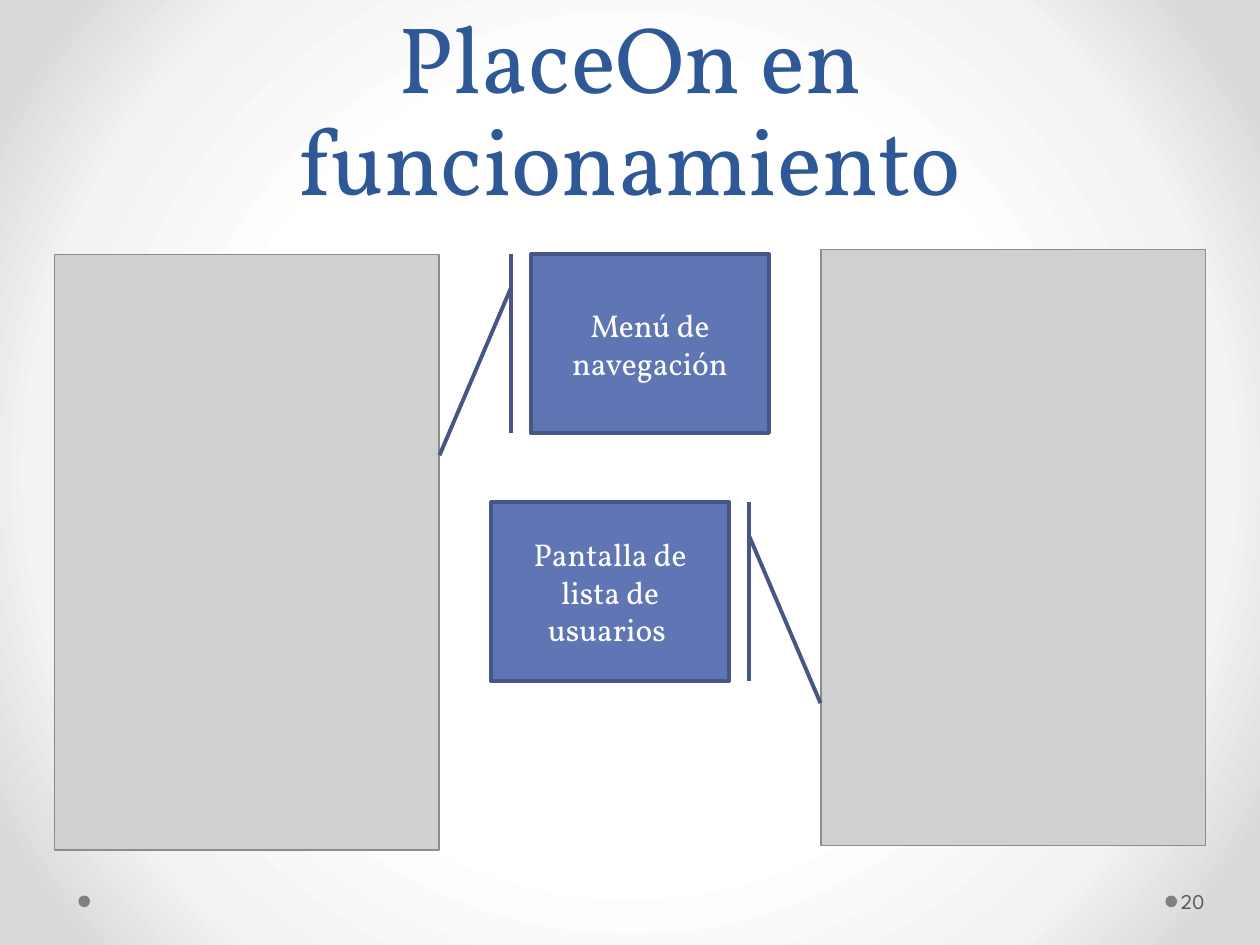
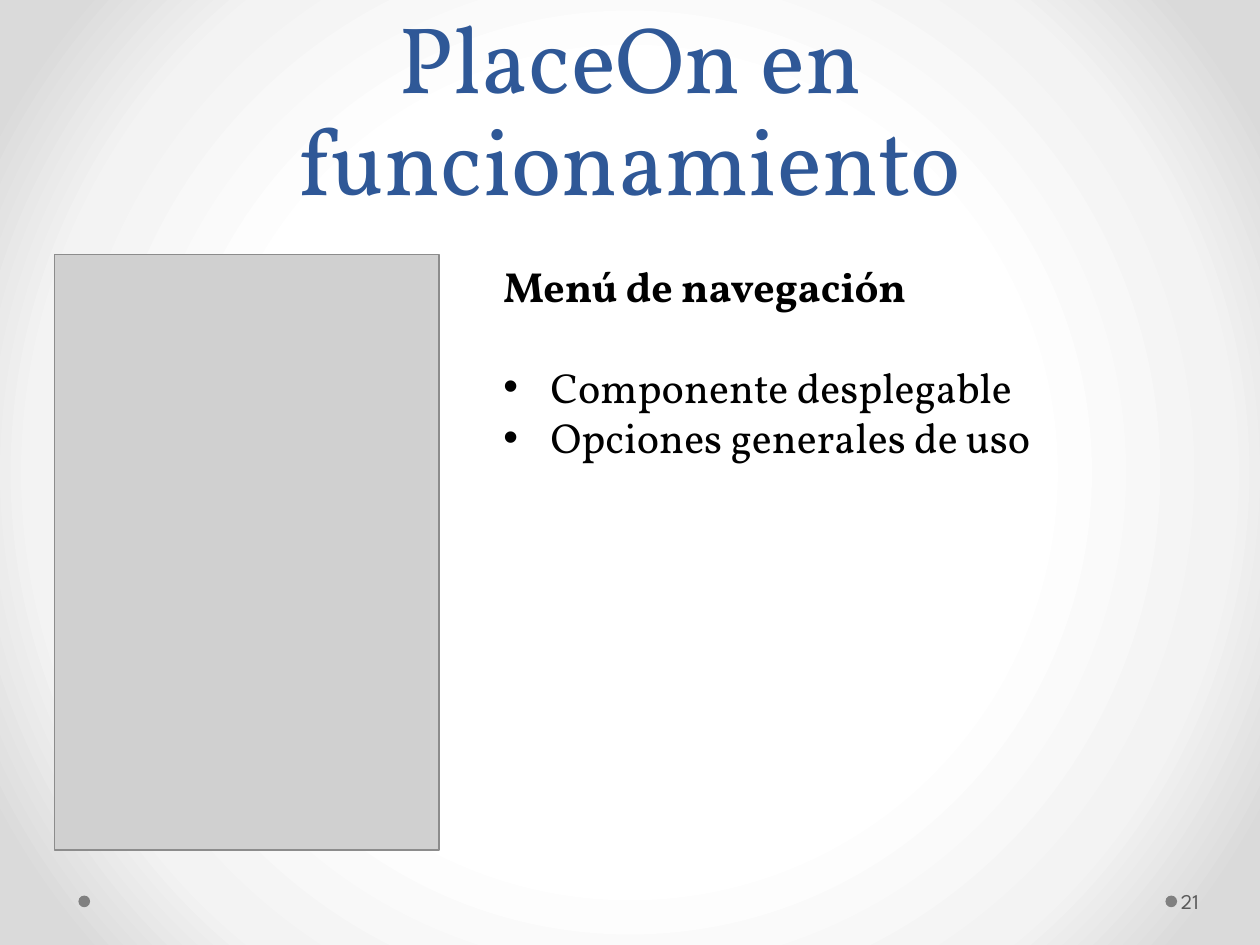
Before and after one commit to ygd182/placeon, a slide deck: slide 21 of Informes/PlaceOn.pptx (slide 20 before the commit). Drawn at 1260x945 pixels with LibreOffice and Linux fonts; fonts in the diff are those of the drawing; grey boxes stand for pictures. Boxes give left, top, right and bottom in pixels: in the first picture for what was removed or moved away, otherwise in the second. Text is boxed around its words. In the diff, an @@ line names an element or a change of style, - is before the commit and + after.

```diff
--- a/Informes/PlaceOn.pptx
+++ b/Informes/PlaceOn.pptx
@@ accent border callout removed at (530, 255, 769, 433) @@
-Menú de navegación
@@ picture removed at (822, 249, 1206, 845) @@
@@ text added at (503, 271, 1030, 464), 24 pt, text #000000 @@
+Menú de navegación
+• Componente desplegable
+• Opciones generales de uso
@@ accent border callout removed at (491, 503, 730, 682) @@
-Pantalla de lista de usuarios
@@ page number at (1181, 895, 1199, 909): text changed @@
-20
+21
```
Also in this commit, not shown: 8 other slides changed, 7 slides added.
